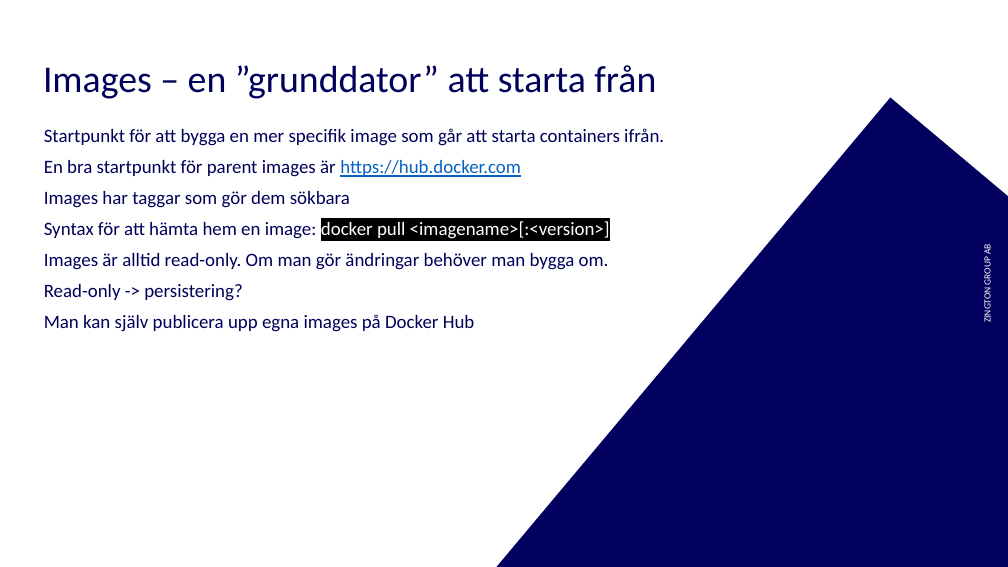
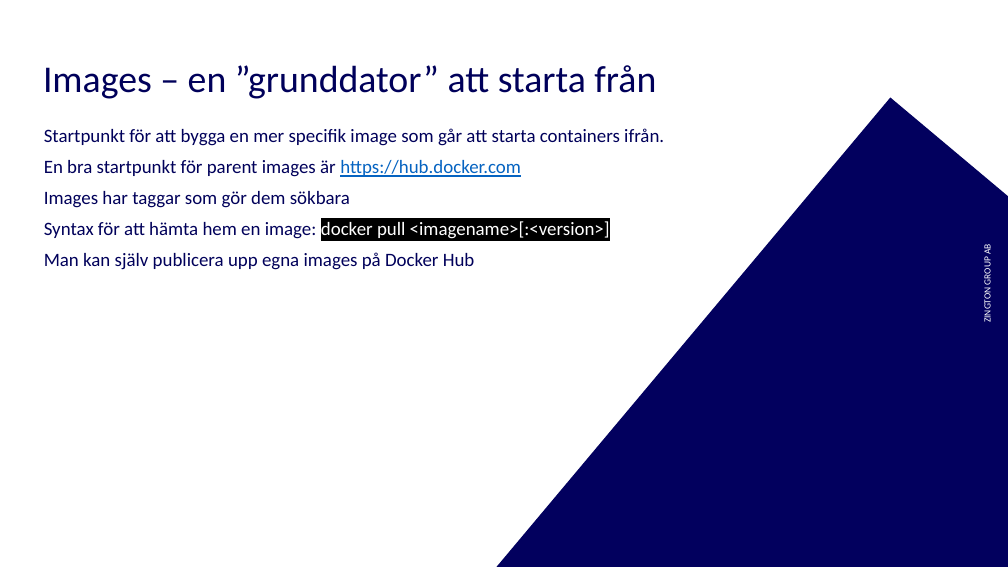
Before and after one commit to kejsardamberg/docker-hackaton, a slide deck: slide 10 of res/DevOps_hackaton.pptx (slide 5 before the commit). Drawn at 1008x567 pixels with LibreOffice and Linux fonts; fonts in the diff are those of the drawing; background and template pictures are left out. Boxes give left, top, right and bottom in pixels: in the first picture for what was removed or moved away, otherwise in the second. Text is boxed around its words. In the diff, an @@ line names an element or a change of style, - is before the commit and + after.

```diff
--- a/res/DevOps_hackaton.pptx
+++ b/res/DevOps_hackaton.pptx
@@ text at (x1=44, y1=253, x2=609, y2=301): paragraphs removed @@
-Images är alltid read-only. Om man gör ändringar behöver man bygga om.
-Read-only -> persistering?
```
Also in this commit, not shown: 3 other slides changed, 11 slides added, 1 slide removed, 4 other files.
